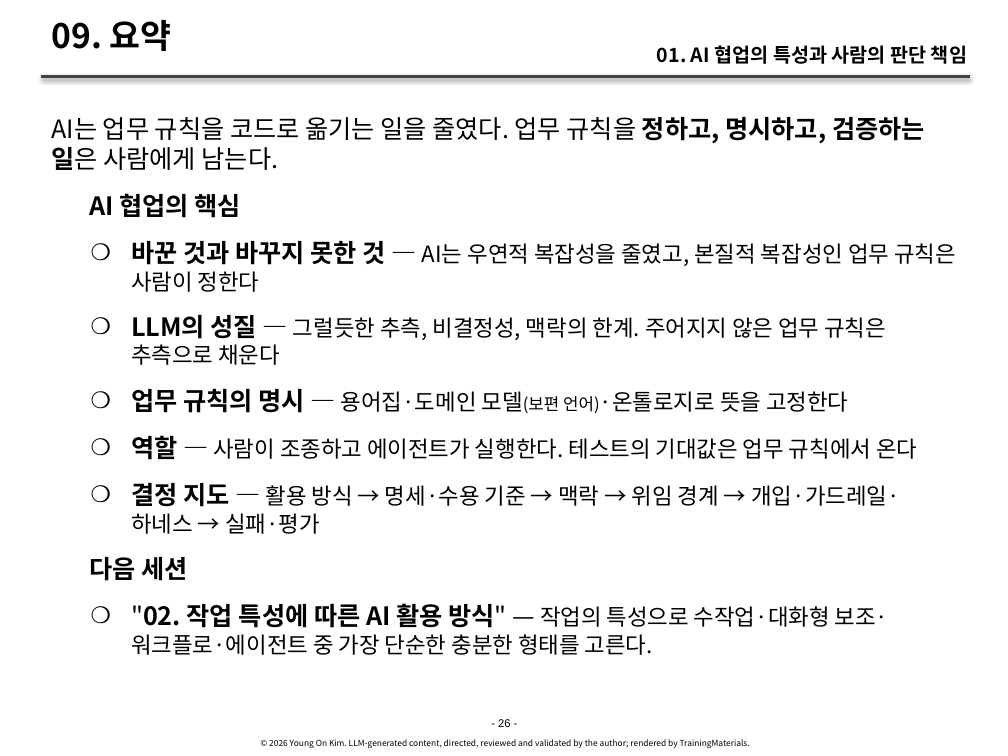
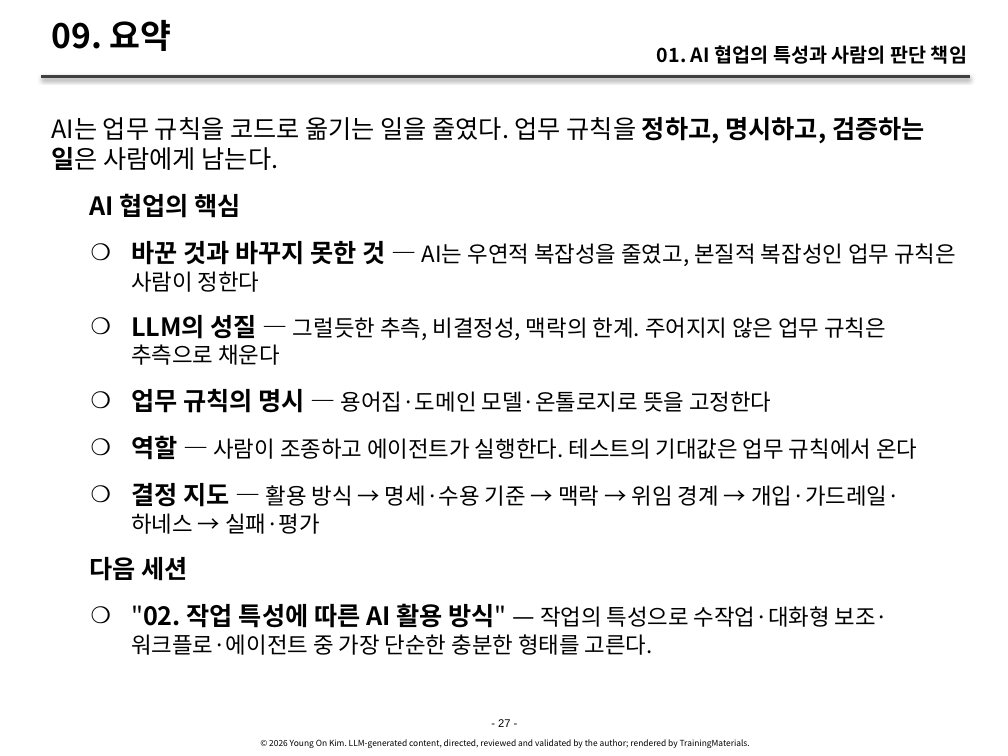
Before and after one commit to YoungSan77/TrainingMaterials, a slide deck: slide 27 of courses/ai-native/sessions/s01.pptx (slide 26 before the commit). Drawn at 1008x756 pixels with LibreOffice and Linux fonts; fonts in the diff are those of the drawing. Boxes give left, top, right and bottom in pixels: in the first picture for what was removed or moved away, otherwise in the second. Text is boxed around its words. In the diff, an @@ line names an element or a change of style, - is before the commit and + after.

```diff
--- a/courses/ai-native/sessions/s01.pptx
+++ b/courses/ai-native/sessions/s01.pptx
@@ text at <box>131,388,771,413</box>: text changed @@
-    ❍ 업무 규칙의 명시 — 용어집·도메인 모델(보편 언어)·온톨로지로 뜻을 고정한다
+    ❍ 업무 규칙의 명시 — 용어집·도메인 모델·온톨로지로 뜻을 고정한다
@@ text at <box>498,719,510,727</box>: text changed @@
-- 26 -
+- 27 -
```
Also in this commit, not shown: 11 other slides changed, 1 slide added, 29 other files.
